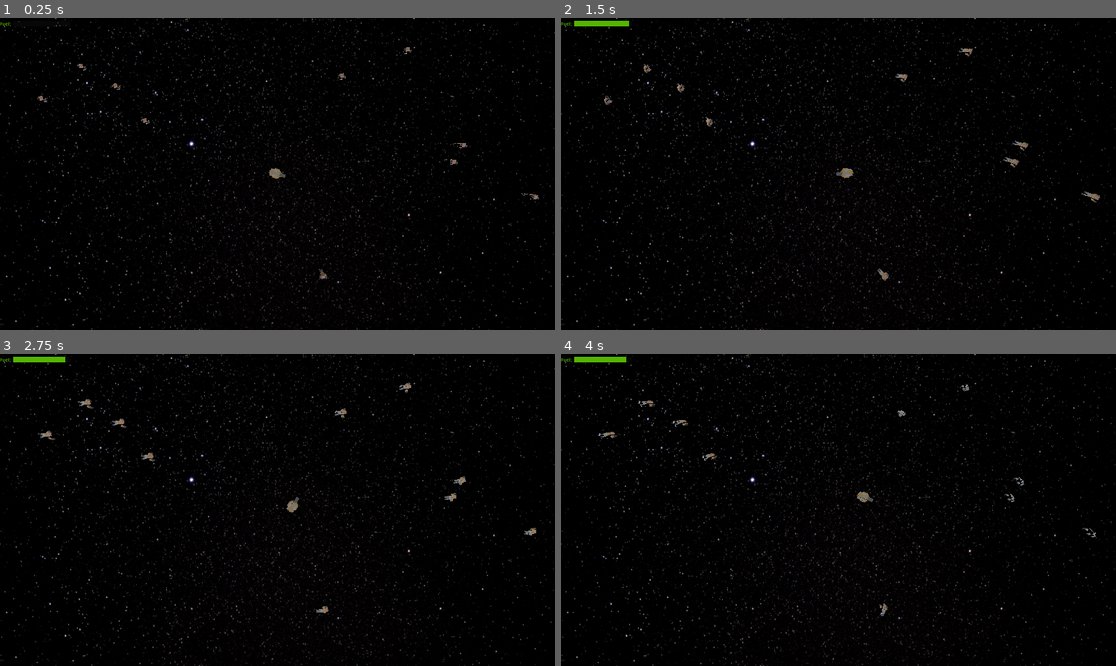
Above: before the commit, frames 1-4 (two rows, left to right).
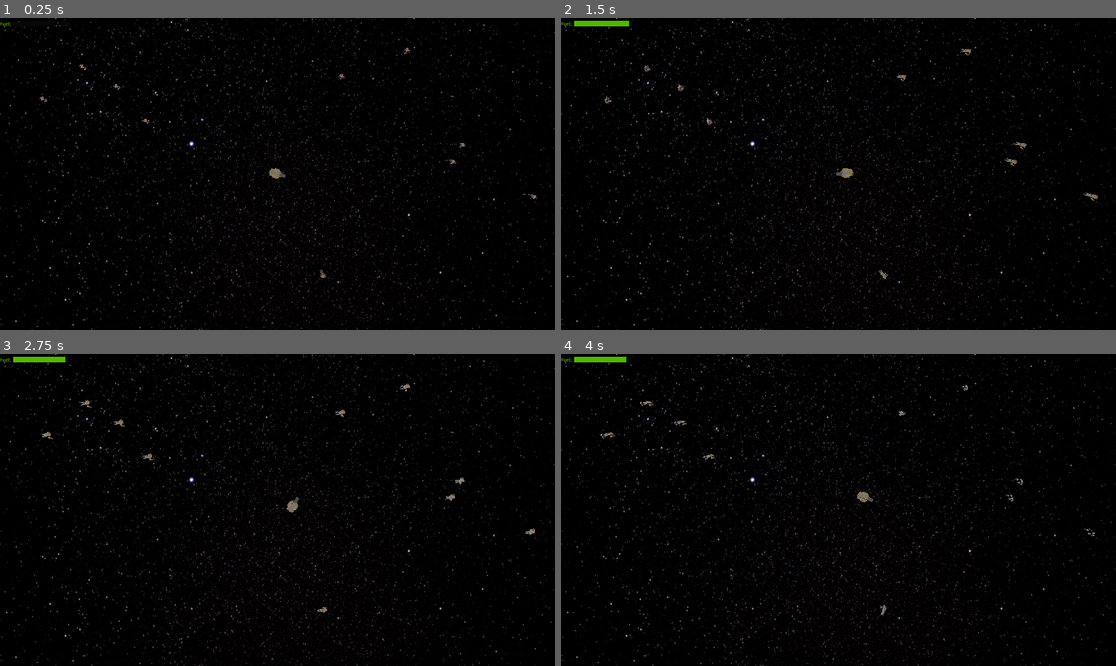
Above: after the commit, the same moments.

Repository: SiJiL82/limited-space
Game: Godot game, scene res://assets/Scenes/world.tscn
Same seed, same stepped clock (60 frames per second), same inputs: the game is played once before the commit and once after it.
Inputs (mouse positions are in pixels of both pictures, inside the frame that each line leads up to):
- Up to frame 1 (0.25 s): no input
- Up to frame 2 (1.5 s): move the mouse to (960, 158) at 0.52 s; hold Space (thruster) 0.53-1.28 s; move the mouse to (727, 189) at 1.27 s
- Up to frame 3 (2.75 s): move the mouse to (333, 441) at 2.02 s; hold Space (thruster) from 2.03 s (still down)
- Up to frame 4 (4 s): move the mouse to (810, 572) at 2.77 s; move the mouse to (1005, 556) at 3.52 s; release Space (thruster) at 3.53 s

The runs differ from the first frame. In frame 1, 0.1% of the frame differs, in the area x 6-98%, y 9-84%; in frame 2, 0.2%; in frame 3, 0.2%, in the area x 6-97%, y 9-84%; in frame 4, 0.2%.

Commit message:
Reduce astronaut size

Diff:
--- a/assets/Scenes/astronaut_floating.tscn
+++ b/assets/Scenes/astronaut_floating.tscn
@@ -137,7 +137,7 @@
 }
 
 [node name="astronautFloating" type="Node3D"]
-transform = Transform3D(10, 0, 0, 0, 10, 0, 0, 0, 10, 0, 0, 0)
+transform = Transform3D(8, 0, 0, 0, 8, 0, 0, 0, 8, 0, 0, 0)
 
 [node name="astronautA" parent="." instance=ExtResource("1_71chj")]
 transform = Transform3D(1, 8.88177e-16, 2.98023e-08, 0, 1, -2.98023e-08, -2.98023e-08, 2.98023e-08, 1, 0, 0, 0)
